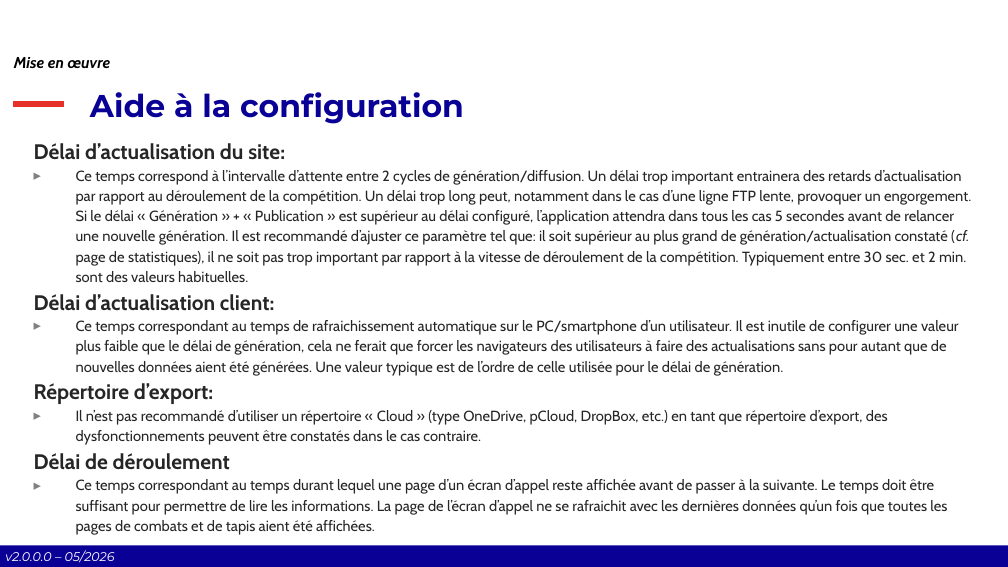
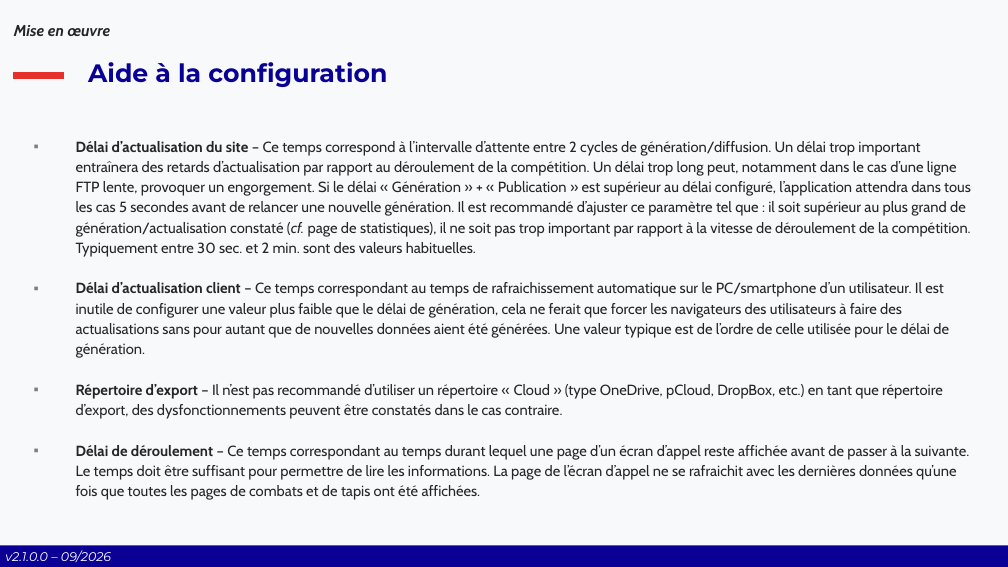
Before and after one commit to Comite-Rhone-Judo/PublicationSuiviCompetition, a slide deck: slide 14 of AppPublication/Documentation/PublicationSuiviCompetition - Manuel d'utilisation.pptx. Drawn at 1008x567 pixels with LibreOffice and Linux fonts; fonts in the diff are those of the drawing; background and template pictures are left out. Boxes give left, top, right and bottom in pixels: in the first picture for what was removed or moved away, otherwise in the second. Text is boxed around its words. In the diff, an @@ line names an element or a change of style, - is before the commit and + after.

Commit message:
Tri phases + ordre XML, corrections XAML & ergonomie
- Ajout du tri des phases et de l'attribut "ordre" dans l'export XML (ExportXML.cs, Phase.cs, ConstantXML.cs)
- Mise à jour de l'XSLT avancement_site.xslt pour affichage ordonné et ergonomique des phases
- Harmonisation des libellés, info-bulles et textes dans les vues XAML (cohérence typographique, accents, espaces)
- Correction de l'auto-refresh JS pour éviter le rechargement intempestif
- Ajustement de la hauteur de RechercheServer.xaml
- Uniformisation des boutons "OK" dans les dialogues

```diff
--- a/AppPublication/Documentation/PublicationSuiviCompetition - Manuel d'utilisation.pptx
+++ b/AppPublication/Documentation/PublicationSuiviCompetition - Manuel d'utilisation.pptx
@@ background #FFFFFF to #F8F9FA @@
@@ text "Mise en œuvre": place and size @@
-text "Mise en œuvre" at box(14, 57, 111, 68)
+text "Mise en œuvre" at box(14, 25, 111, 36)
@@ text "Mise en œuvre" at box(14, 25, 111, 36): text colour #000000 to #262626 @@
@@ title "Aide à la configuration": place and size @@
-title "Aide à la configuration" at box(90, 92, 464, 124)
+title "Aide à la configuration" at box(88, 62, 387, 87)
@@ title "Aide à la configuration" at box(88, 62, 387, 87): size 30 to 24 pt; vertical alignment bottom to middle @@
@@ line moved from (14, 104) - (64, 104) to (14, 76) - (64, 76) @@
@@ rectangle removed at box(227, 116, 782, 450) @@
@@ text at box(76, 141, 971, 500): text changed @@
-Délai d’actualisation du site:
-▸ Ce temps correspond à l’intervalle d’attente entre 2 cycles de génération/diffusion. Un délai trop important entrainera des retards d’actualisation par rapport au déroulement de la compétition. Un délai trop long peut, notamment dans le cas d’une ligne FTP lente, provoquer un engorgement. Si le délai « Génération » + « Publication » est supérieur au délai configuré, l’application attendra dans tous les cas 5 secondes avant de relancer une nouvelle génération. Il est recommandé d’ajuster ce paramètre tel que: il soit supérieur au plus grand de génération/actualisation constaté (cf. page de statistiques), il ne soit pas trop important par rapport à la vitesse de déroulement de la compétition. Typiquement entre 30 sec. et 2 min. sont des valeurs habituelles.
-Délai d’actualisation client:
-▸ Ce temps correspondant au temps de rafraichissement automatique sur le PC/smartphone d’un utilisateur. Il est inutile de configurer une valeur plus faible que le délai de génération, cela ne ferait que forcer les navigateurs des utilisateurs à faire des actualisations sans pour autant que de nouvelles données aient été générées. Une valeur typique est de l’ordre de celle utilisée pour le délai de génération.
-Répertoire d’export:
-▸ Il n’est pas recommandé d’utiliser un répertoire « Cloud » (type OneDrive, pCloud, DropBox, etc.) en tant que répertoire d’export, des dysfonctionnements peuvent être constatés dans le cas contraire.
-Délai de déroulement
-▸ Ce temps correspondant au temps durant lequel une page d’un écran d’appel reste affichée avant de passer à la suivante. Le temps doit être suffisant pour permettre de lire les informations. La page de l’écran d’appel ne se rafraichit avec les dernières données qu’un fois que toutes les pages de combats et de tapis aient été affichées.
+▪ Délai d’actualisation du site – Ce temps correspond à l’intervalle d’attente entre 2 cycles de génération/diffusion. Un délai trop important entraînera des retards d’actualisation par rapport au déroulement de la compétition. Un délai trop long peut, notamment dans le cas d’une ligne FTP lente, provoquer un engorgement. Si le délai « Génération » + « Publication » est supérieur au délai configuré, l’application attendra dans tous les cas 5 secondes avant de relancer une nouvelle génération. Il est recommandé d’ajuster ce paramètre tel que : il soit supérieur au plus grand de génération/actualisation constaté (cf. page de statistiques), il ne soit pas trop important par rapport à la vitesse de déroulement de la compétition. Typiquement entre 30 sec. et 2 min. sont des valeurs habituelles.
+▪ Délai d’actualisation client – Ce temps correspondant au temps de rafraichissement automatique sur le PC/smartphone d’un utilisateur. Il est inutile de configurer une valeur plus faible que le délai de génération, cela ne ferait que forcer les navigateurs des utilisateurs à faire des actualisations sans pour autant que de nouvelles données aient été générées. Une valeur typique est de l’ordre de celle utilisée pour le délai de génération.
+▪ Répertoire d’export – Il n’est pas recommandé d’utiliser un répertoire « Cloud » (type OneDrive, pCloud, DropBox, etc.) en tant que répertoire d’export, des dysfonctionnements peuvent être constatés dans le cas contraire.
+▪ Délai de déroulement – Ce temps correspondant au temps durant lequel une page d’un écran d’appel reste affichée avant de passer à la suivante. Le temps doit être suffisant pour permettre de lire les informations. La page de l’écran d’appel ne se rafraichit avec les dernières données qu’une fois que toutes les pages de combats et de tapis ont été affichées.
@@ text at box(5, 550, 111, 563): text changed @@
-v2.0.0.0 – 05/2026
+v2.1.0.0 – 09/2026
```
Also in this commit, not shown: 51 other slides changed, 4 slides added, 1 slide removed, 16 other files.
